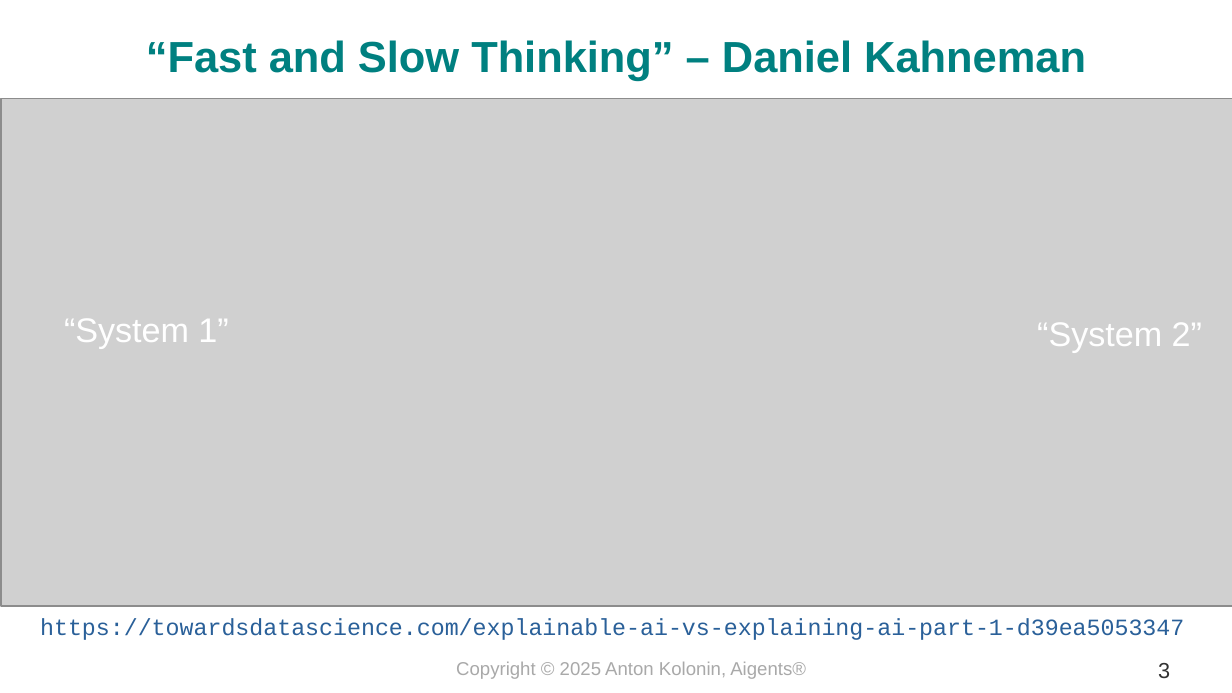
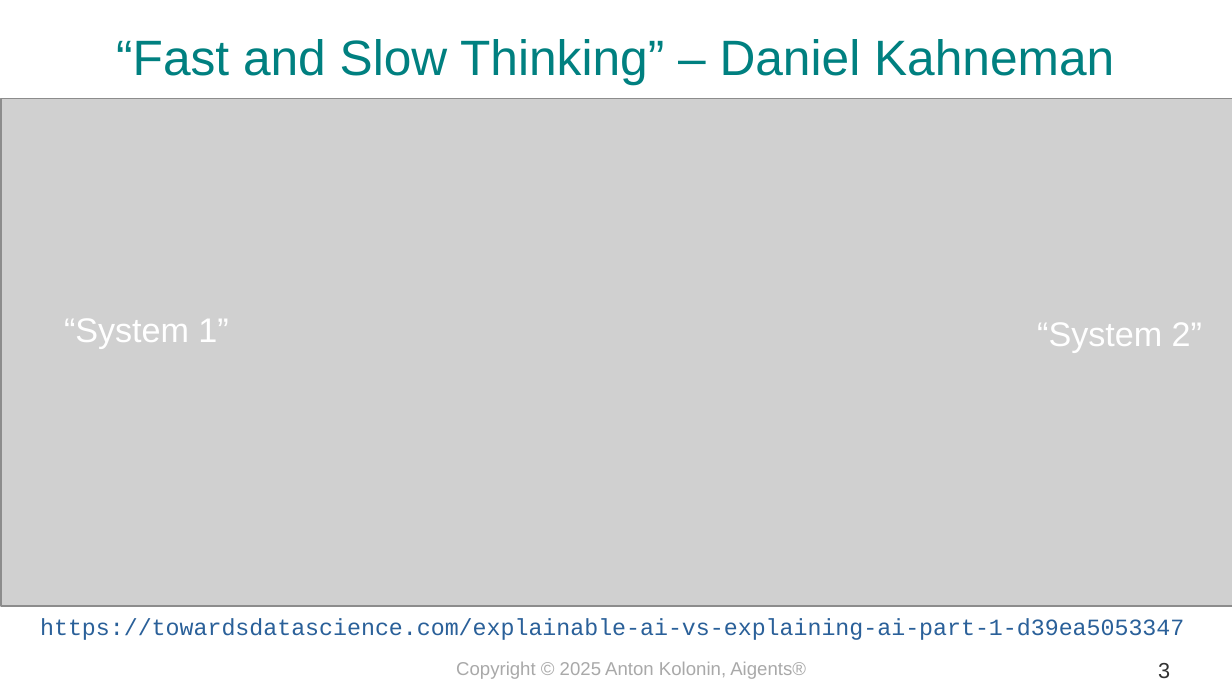
Before and after one commit to aigents/iai, a slide deck: slide 3 of docs/2025/psyche_model_kolonin_en.odp. Drawn at 1232x693 pixels with LibreOffice and Linux fonts; fonts in the diff are those of the drawing; grey boxes stand for pictures. Boxes give left, top, right and bottom in pixels: in the first picture for what was removed or moved away, otherwise in the second. Text is boxed around its words. In the diff, an @@ line names an element or a change of style, - is before the commit and + after.

```diff
--- a/docs/2025/psyche_model_kolonin_en.odp
+++ b/docs/2025/psyche_model_kolonin_en.odp
@@ text "“Fast and Slow Thinking” – ..." at (116, 39, 1114, 84): size 28 to 32 pt, bold off @@
```
Also in this commit, not shown: 7 other slides changed, 1 slide added, 1 other file.
